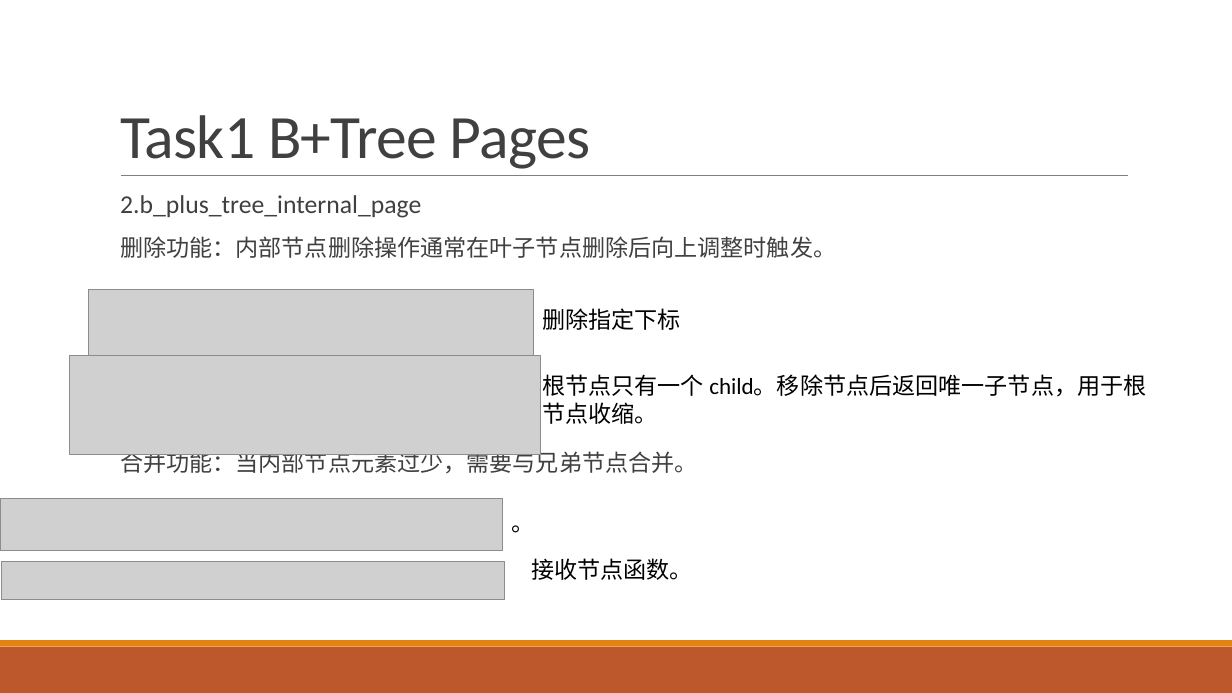
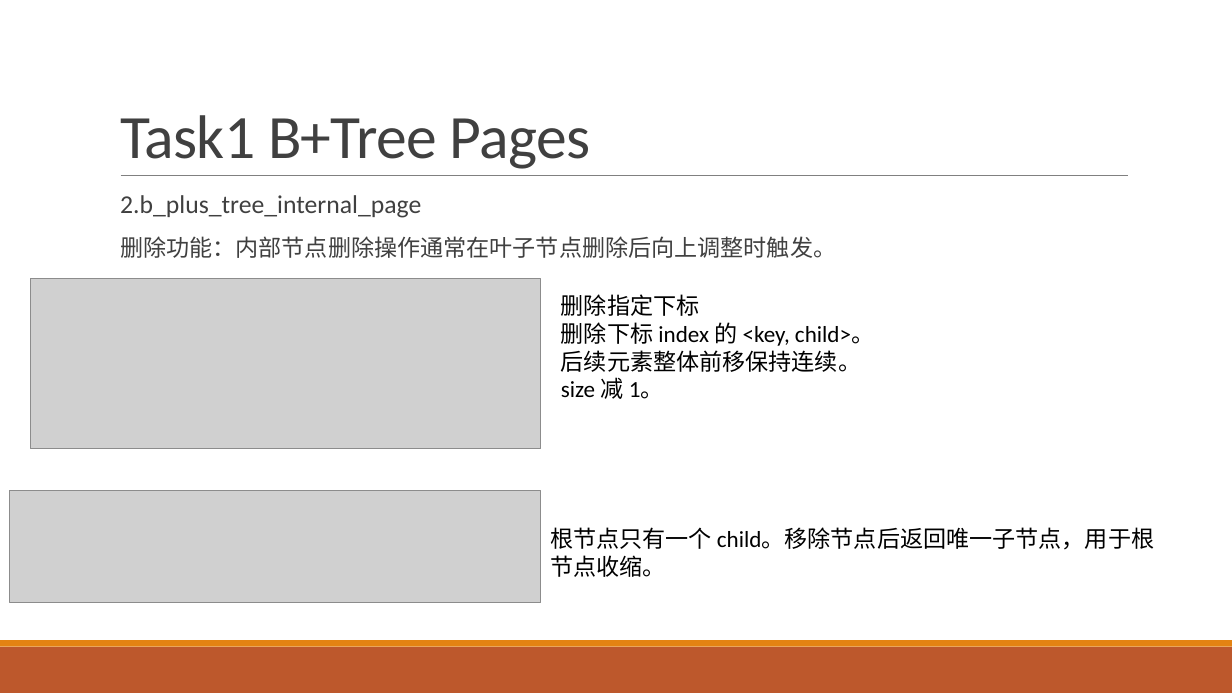
Before and after one commit to SDataBaseGroup/Database-lab, a slide deck: slide 44 of 缓冲区管理器与B+树的总ppt.pptx (slide 42 before the commit). Drawn at 1232x693 pixels with LibreOffice and Linux fonts; fonts in the diff are those of the drawing; grey boxes stand for pictures. Boxes give left, top, right and bottom in pixels: in the first picture for what was removed or moved away, otherwise in the second. Text is boxed around its words. In the diff, an @@ line names an element or a change of style, - is before the commit and + after.

```diff
--- a/缓冲区管理器与B+树的总ppt.pptx
+++ b/缓冲区管理器与B+树的总ppt.pptx
@@ picture added at (30,279,542,449) @@
@@ picture removed at (88,290,533,356) @@
@@ text "删除指定下标": place and size @@
-text "删除指定下标" at (542,308,681,330)
+text "删除指定下标" at (561,294,874,399)
@@ text at (561,322,874,399): paragraphs added @@
+删除下标 index 的 <key, child>。
+后续元素整体前移保持连续。
+size 减 1。
@@ text at (120,447,697,473): paragraph removed @@
-  合并功能：当内部节点元素过少，需要与兄弟节点合并。
@@ picture removed at (0,498,503,551) @@
@@ picture: place and size @@
-picture at (69,355,541,455)
+picture at (10,491,542,604)
@@ text removed at (512,525,535,533) @@
-。
@@ text "根节点只有一个 child。移除节点后返回唯一子节点，用于根节点收缩。": place and size @@
-text "根节点只有一个 child。移除节点后返回唯一子节点，用于根节点收缩。" at (542,374,1146,424)
+text "根节点只有一个 child。移除节点后返回唯一子节点，用于根节点收缩。" at (550,527,1154,577)
@@ picture removed at (2,562,505,600) @@
@@ text removed at (531,558,693,580) @@
-接收节点函数。
```
Also in this commit, not shown: 13 other slides changed, 5 slides added.
